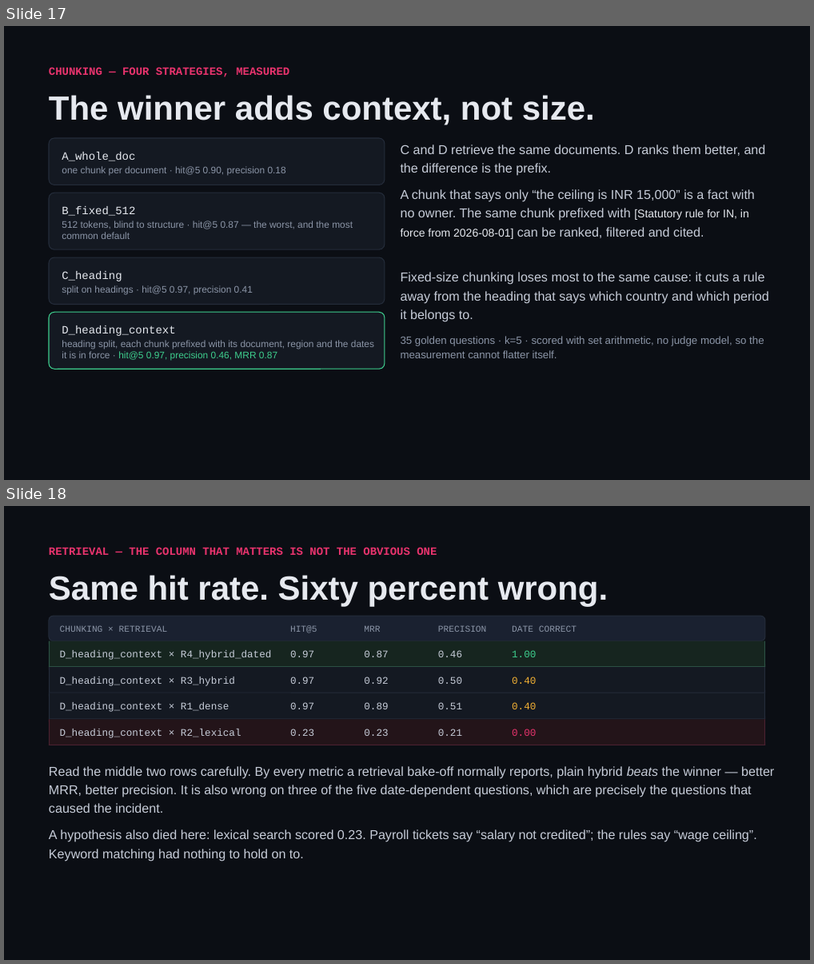
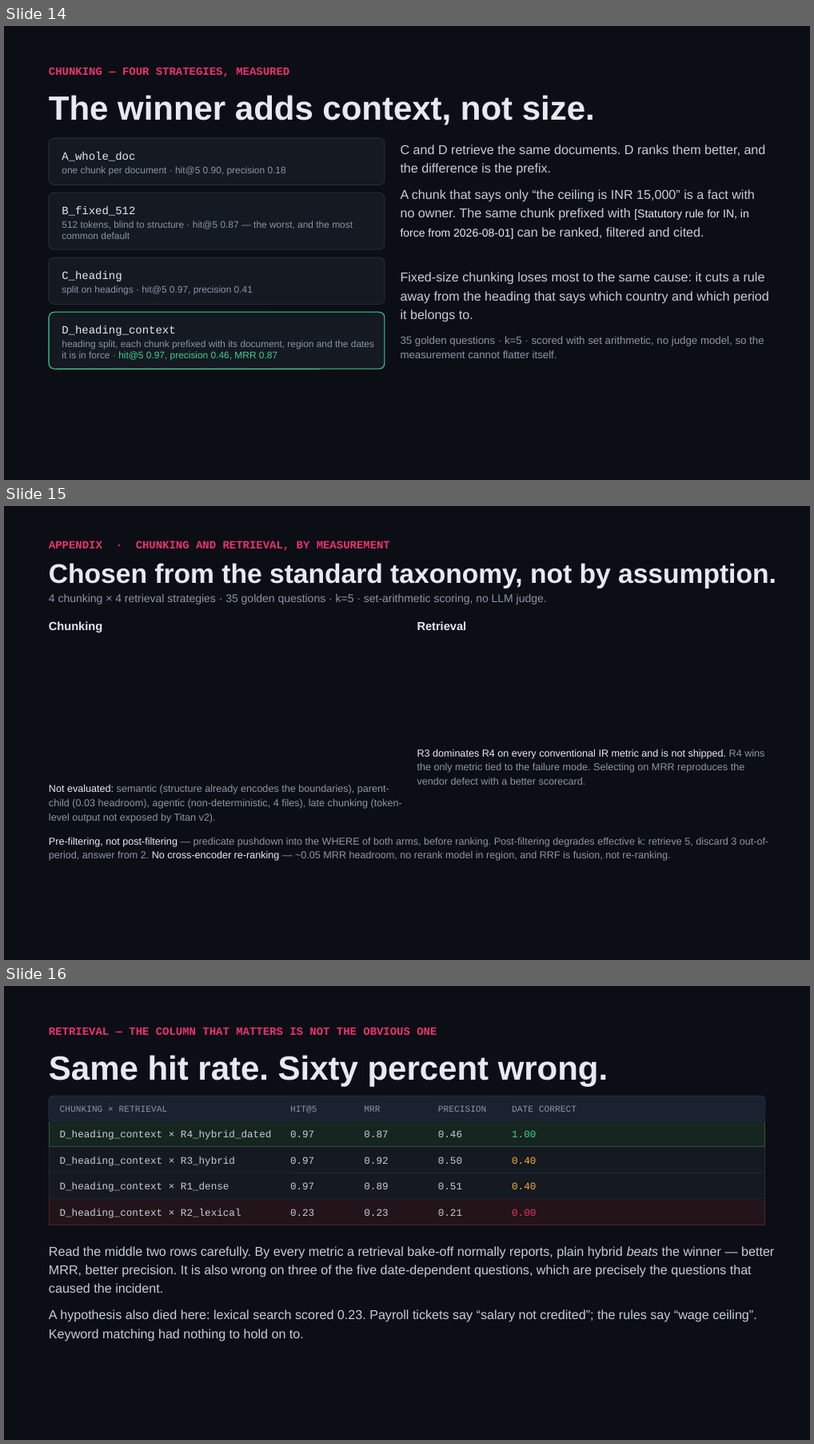
Before and after one commit to shivam-25/ramco-payce-pilot, a slide deck: docs/deck/ramco-payce-pilot.pptx. Shown one above the other, each under a label of ours: slides 17 and 18 before the commit, slides 14, 15 and 16 after it. The pictures are 814x964 and 814x1444 pixels, drawn with LibreOffice and Linux fonts; fonts in the diff are those of the drawing. Boxes give left, top, right and bottom in pixels: in the first picture for what was removed or moved away, otherwise in the second. Text is boxed around its words. In the diff, an @@ line names an element or a change of style, - is before the commit and + after.

```diff
--- a/docs/deck/ramco-payce-pilot.pptx
+++ b/docs/deck/ramco-payce-pilot.pptx
@@ slide 15 added at (x1=4, y1=506, x2=810, y2=960), background #0B0E14 @@
@@ text added at (x1=49, y1=540, x2=390, y2=551), 10 pt, text #E8336D, bold @@
+APPENDIX · CHUNKING AND RETRIEVAL, BY MEASUREMENT
@@ text added at (x1=49, y1=563, x2=777, y2=588), 24 pt, text #E6E9EF, bold @@
+Chosen from the standard taxonomy, not by assumption.
@@ text added at (x1=49, y1=594, x2=547, y2=604), 10 pt, text #8B95A7 @@
+4 chunking × 4 retrieval strategies · 35 golden questions · k=5 · set-arithmetic scoring, no LLM judge.
@@ text added at (x1=49, y1=621, x2=102, y2=632), 10.5 pt, text #E6E9EF, bold @@
+Chunking
@@ text added at (x1=418, y1=621, x2=467, y2=630), 10.5 pt, text #E6E9EF, bold @@
+Retrieval
@@ text added at (x1=418, y1=749, x2=765, y2=784), 9 pt, text #8B95A7 @@
+R3 dominates R4 on every conventional IR metric and is not shipped. R4 wins the only metric tied to the failure mode. Selecting on MRR reproduces the vendor defect with a better scorecard.
@@ text added at (x1=49, y1=784, x2=402, y2=823), 9 pt, text #8B95A7 @@
+Not evaluated: semantic (structure already encodes the boundaries), parent-child (0.03 headroom), agentic (non-deterministic, 4 files), late chunking (token-level output not exposed by Titan v2).
@@ text added at (x1=49, y1=837, x2=769, y2=860), 9 pt, text #8B95A7 @@
+Pre-filtering, not post-filtering — predicate pushdown into the WHERE of both arms, before ranking. Post-filtering degrades effective k: retrieve 5, discard 3 out-of-period, answer from 2. No cross-encoder re-ranking — ~0.05 MRR headroom, no rerank model in region, and RRF is fusion, not re-ranking.
@@ what was slide 17 is now slide 14 @@
@@ what was slide 18 is now slide 16 @@
```
Also in this commit, not shown: 1 slide changed, 3 other slides added, 1 slide removed, 21 other files.
